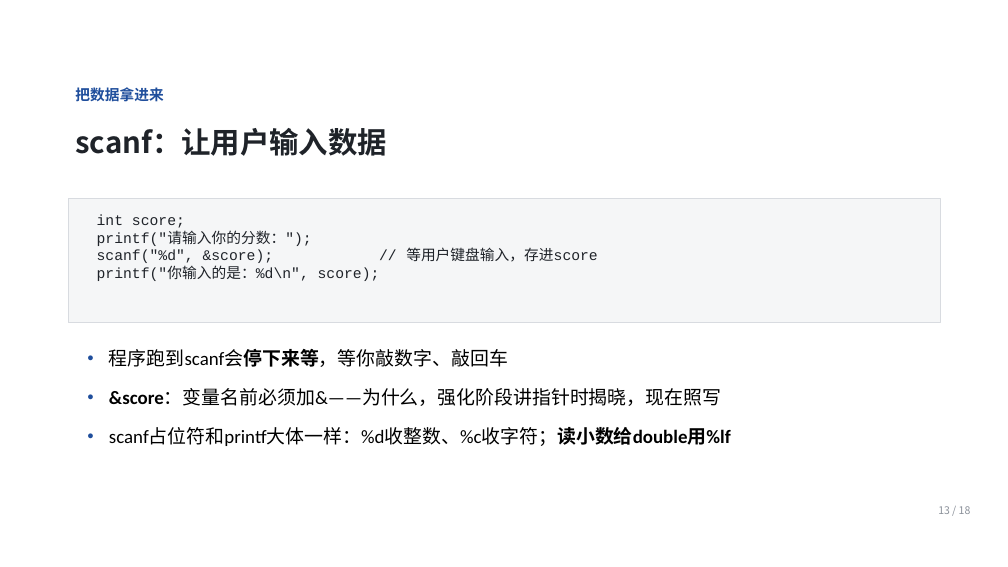
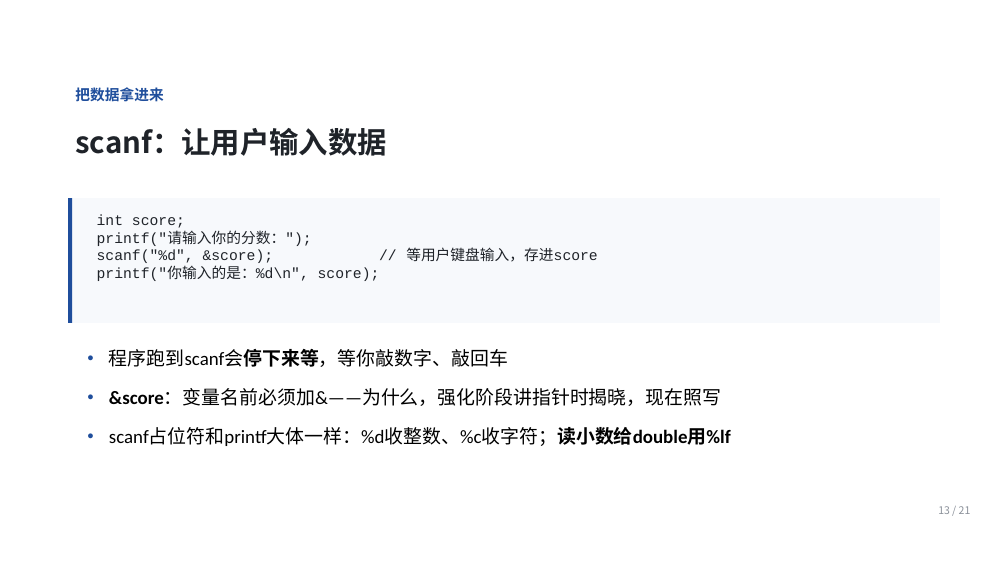
Before and after one commit to Ctrl1CandV/SpecialtyCourses, a slide deck: slide 13 of 课件/C1/C1-A-02/C1-A-02.pptx. Drawn at 1008x567 pixels with LibreOffice and Linux fonts; fonts in the diff are those of the drawing; background and template pictures are left out. Boxes give left, top, right and bottom in pixels: in the first picture for what was removed or moved away, otherwise in the second. Text is boxed around its words. In the diff, an @@ line names an element or a change of style, - is before the commit and + after.

```diff
--- a/课件/C1/C1-A-02/C1-A-02.pptx
+++ b/课件/C1/C1-A-02/C1-A-02.pptx
@@ rectangle at (68,198,940,323): fill #F5F6F7 to #F7F9FC; outline #D8DBE0 0.75 pt to none @@
@@ rectangle added at (68,198,73,323), fill #1F4E9C @@
@@ text at (938,506,971,514): text changed @@
-13 / 18
+13 / 21
```
Also in this commit, not shown: 17 other slides changed, 3 slides added, 14 other files.
